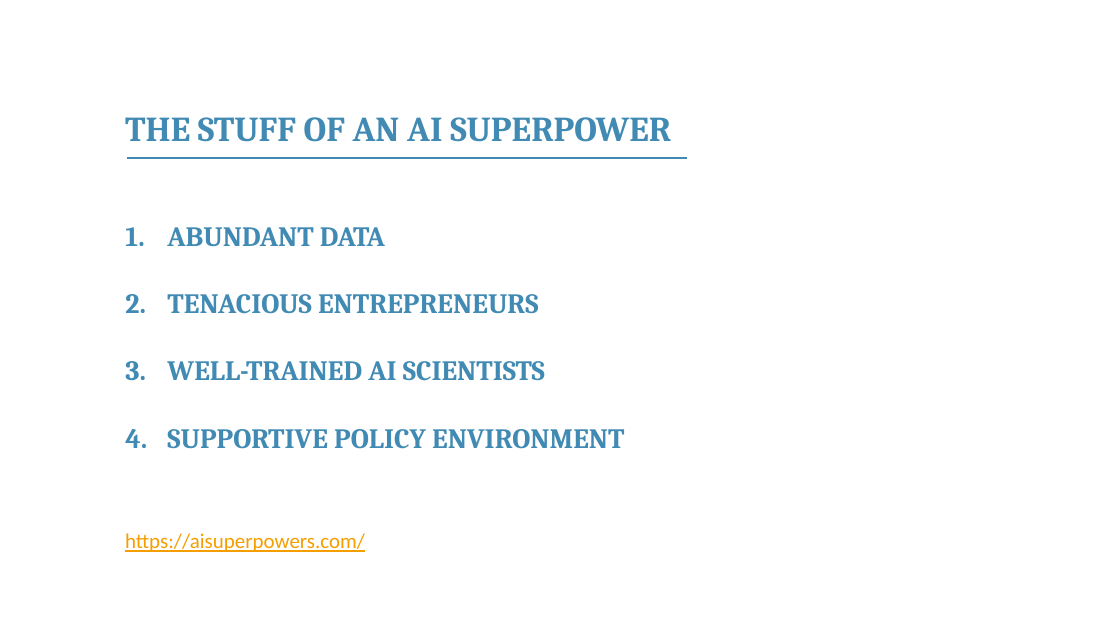
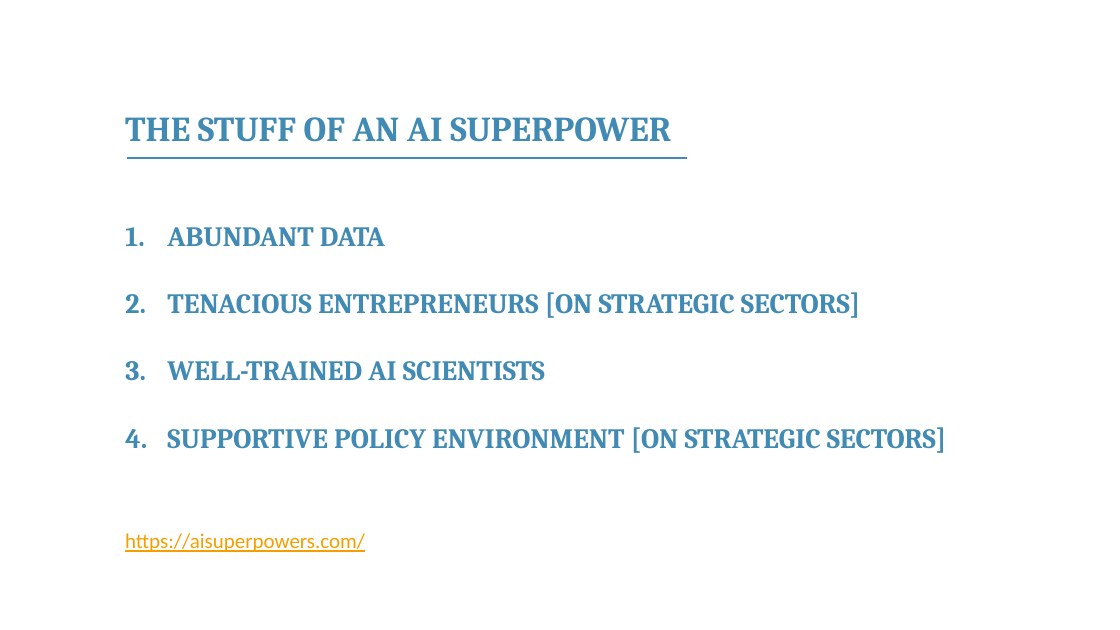
Before and after one commit to franckalbinet/itu-eaco-zanzibar-12-2018, a slide deck: slide 33 of presentations/session-4-intro-to-ai.pptx. Drawn at 1120x630 pixels with LibreOffice and Linux fonts; fonts in the diff are those of the drawing; background and template pictures are left out. Boxes give left, top, right and bottom in pixels: in the first picture for what was removed or moved away, otherwise in the second. Text is boxed around its words. In the diff, an @@ line names an element or a change of style, - is before the commit and + after.

```diff
--- a/presentations/session-4-intro-to-ai.pptx
+++ b/presentations/session-4-intro-to-ai.pptx
@@ text at (x1=167, y1=292, x2=860, y2=318): text changed @@
-2. TENACIOUS ENTREPRENEURS
+2. TENACIOUS ENTREPRENEURS [ON STRATEGIC SECTORS]
@@ text at (x1=167, y1=427, x2=946, y2=453): text changed @@
-4. SUPPORTIVE POLICY ENVIRONMENT
+4. SUPPORTIVE POLICY ENVIRONMENT [ON STRATEGIC SECTORS]
```
Also in this commit, not shown: 2 other slides changed, 2 slides added, 1 slide removed, 1 other file.
